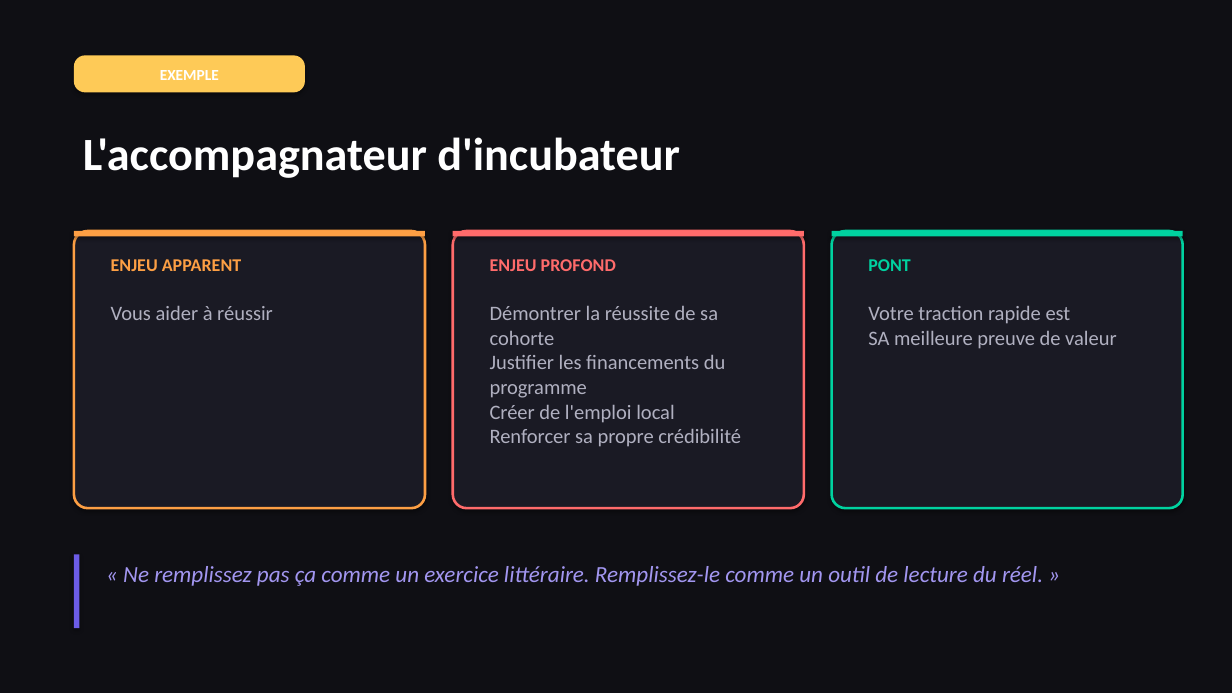
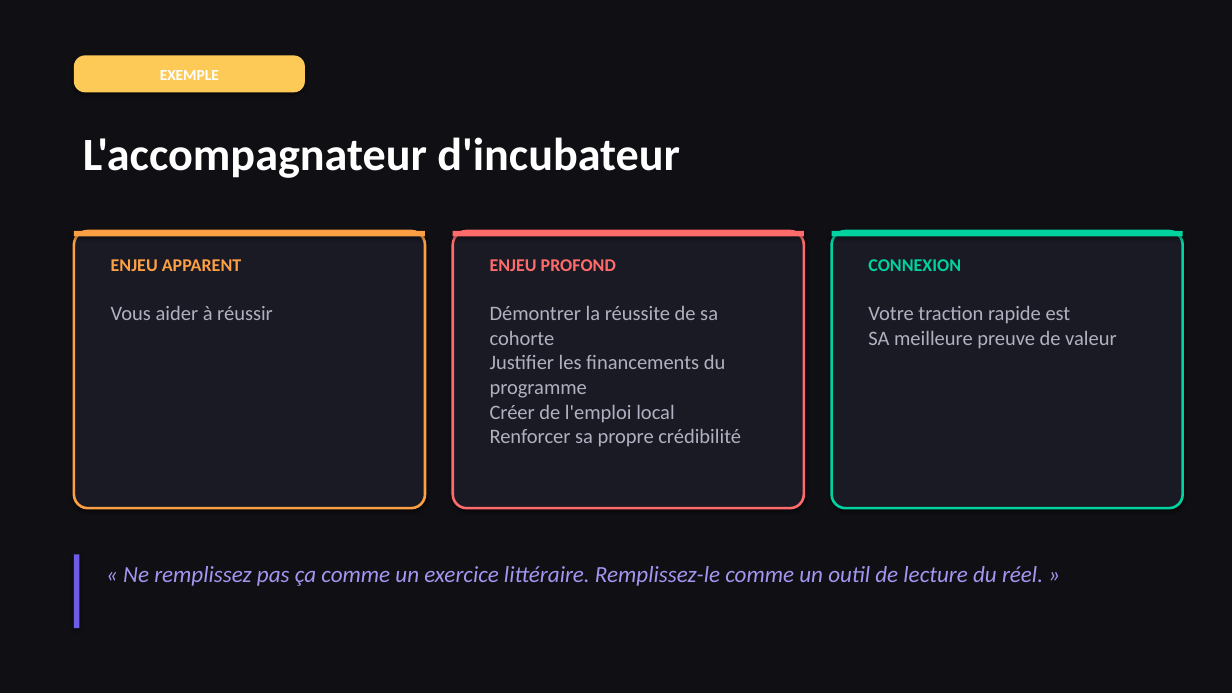
Before and after one commit to Lofp34/upvd-2026, a slide deck: slide 15 of public/bible-commerciale-session1-support.pptx. Drawn at 1232x693 pixels with LibreOffice and Linux fonts; fonts in the diff are those of the drawing. Boxes give left, top, right and bottom in pixels: in the first picture for what was removed or moved away, otherwise in the second. Text is boxed around its words. In the diff, an @@ line names an element or a change of style, - is before the commit and + after.

```diff
--- a/public/bible-commerciale-session1-support.pptx
+++ b/public/bible-commerciale-session1-support.pptx
@@ text at (868,259,961,271): text changed @@
-PONT
+CONNEXION
```
Also in this commit, not shown: 2 other slides changed, 1 other file.
